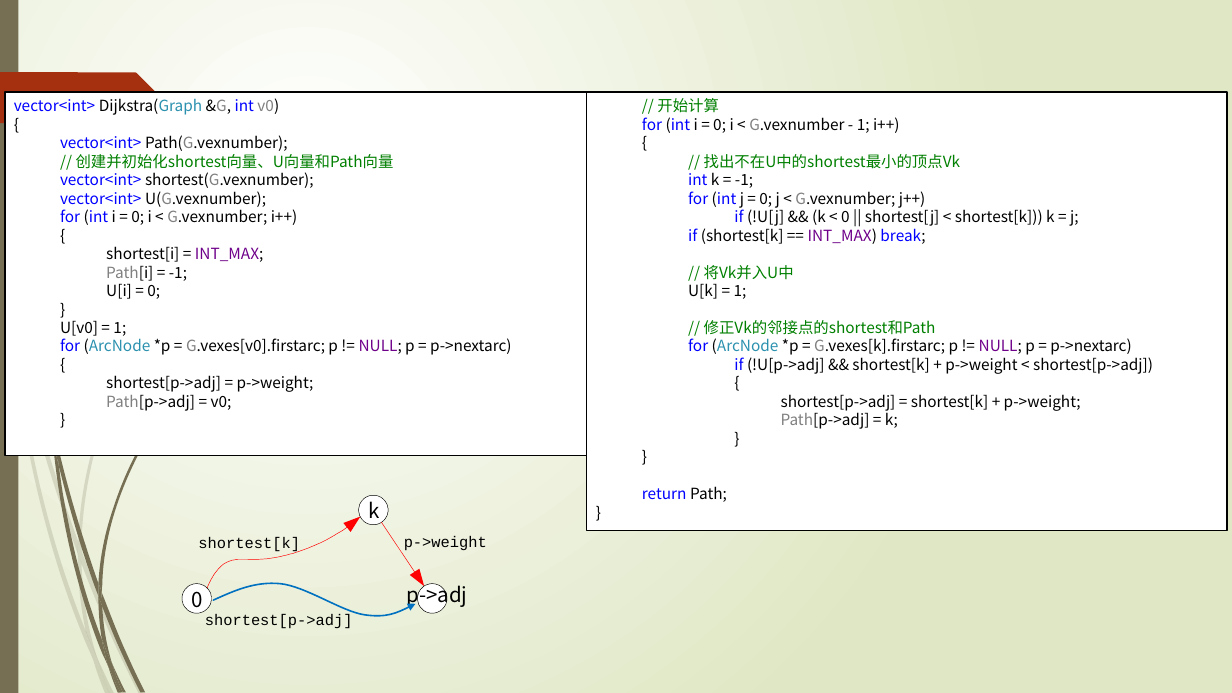
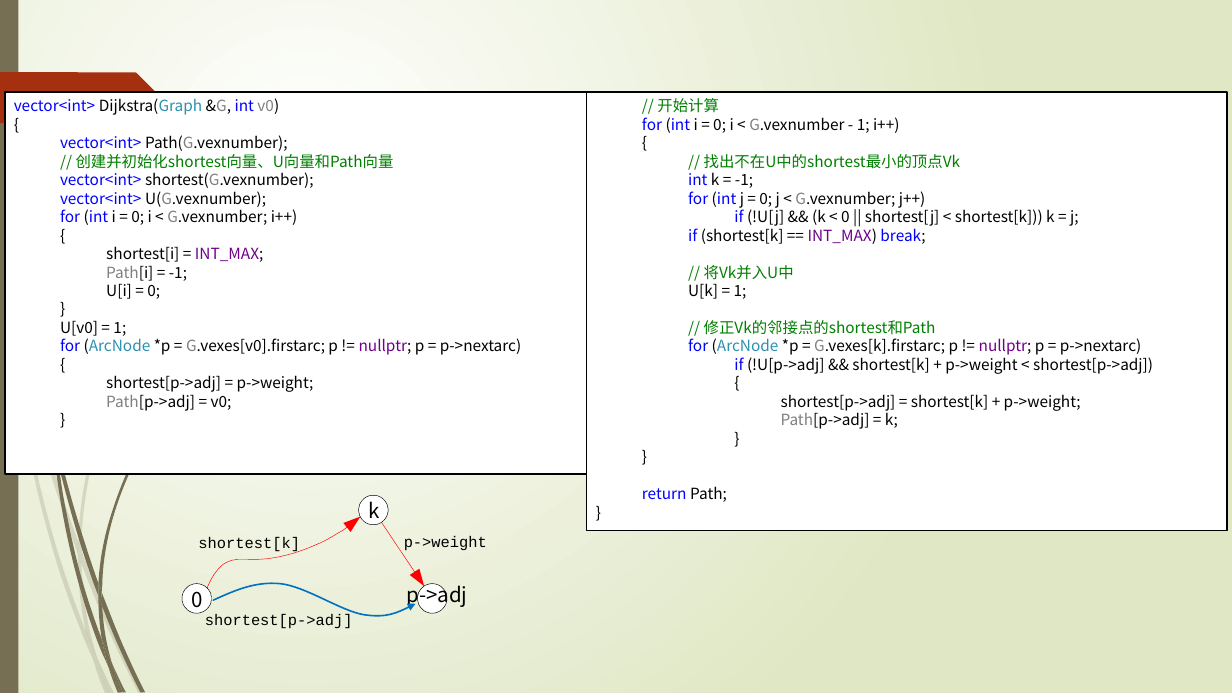
Before and after one commit to TeacherPeng/Datastruct, a slide deck: slide 90 of 教案/第07章 图.pptx. Drawn at 1232x693 pixels with LibreOffice and Linux fonts; fonts in the diff are those of the drawing. Boxes give left, top, right and bottom in pixels: in the first picture for what was removed or moved away, otherwise in the second. Text is boxed around its words. In the diff, an @@ line names an element or a change of style, - is before the commit and + after.

```diff
--- a/教案/第07章 图.pptx
+++ b/教案/第07章 图.pptx
@@ rectangle "vector<int> Dijkstra(Graph &G, int v0)": place and size @@
-rectangle "vector<int> Dijkstra(Graph &G, int v0)" at (5,91,587,456)
+rectangle "vector<int> Dijkstra(Graph &G, int v0)" at (5,91,587,474)
@@ text in rectangle at (60,338,521,355): text changed @@
-  for (ArcNode *p = G.vexes[v0].firstarc; p != NULL; p = p->nextarc)
+  for (ArcNode *p = G.vexes[v0].firstarc; p != nullptr; p = p->nextarc)
@@ text in rectangle at (688,338,1141,355): text changed @@
-    for (ArcNode *p = G.vexes[k].firstarc; p != NULL; p = p->nextarc)
+    for (ArcNode *p = G.vexes[k].firstarc; p != nullptr; p = p->nextarc)
@@ freeform shape removed at (51,415,59,467) @@
```
Also in this commit, not shown: 8 other slides changed, 1 other file.
